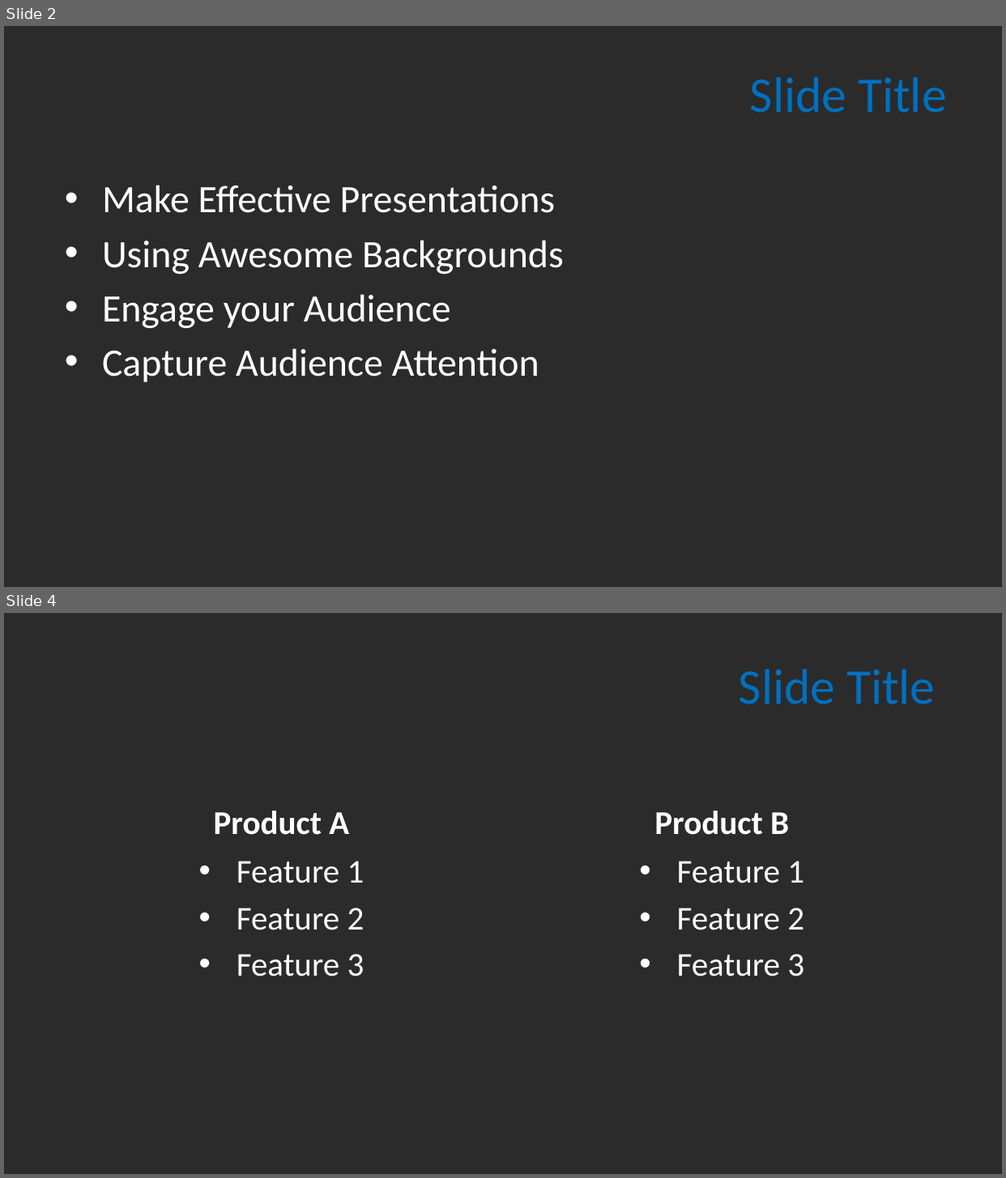
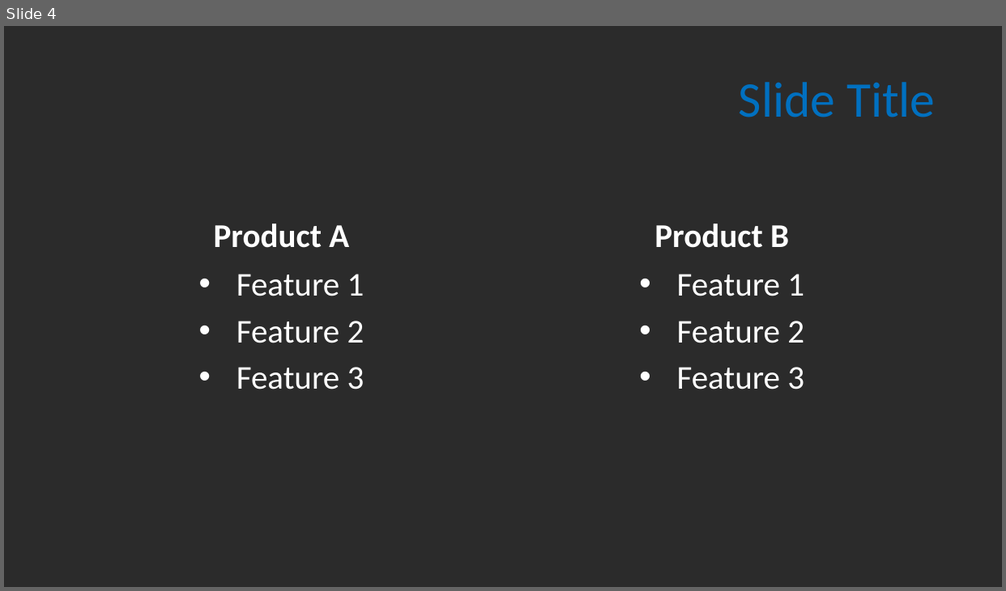
Before and after one commit to JASTYN/STM, a slide deck: moringa.pptx. Shown one above the other, each under a label of ours: slides 2 and 4 before the commit, slide 4 after it; the slides between them are not shown. The pictures are 1006x1178 and 1006x591 pixels, drawn with LibreOffice and Linux fonts; fonts in the diff are those of the drawing; background and template pictures are left out; a plain dark background stands for a picture behind light text. Boxes give left, top, right and bottom in pixels: in the first picture for what was removed or moved away, otherwise in the second. Text is boxed around its words. In the diff, an @@ line names an element or a change of style, - is before the commit and + after.

```diff
--- a/moringa.pptx
+++ b/moringa.pptx
@@ slide 2 removed at [4, 26, 1002, 587], background picture (left out) @@
@@ title removed at [750, 77, 946, 113] @@
-Slide Title
@@ text removed at [102, 185, 564, 382] @@
-• Make Effective Presentations
-• Using Awesome Backgrounds
-• Engage your Audience
-• Capture Audience Attention
```
Also in this commit, not shown: 2 slides changed, 2 slides added, 1 other slide removed, 1 other file.
